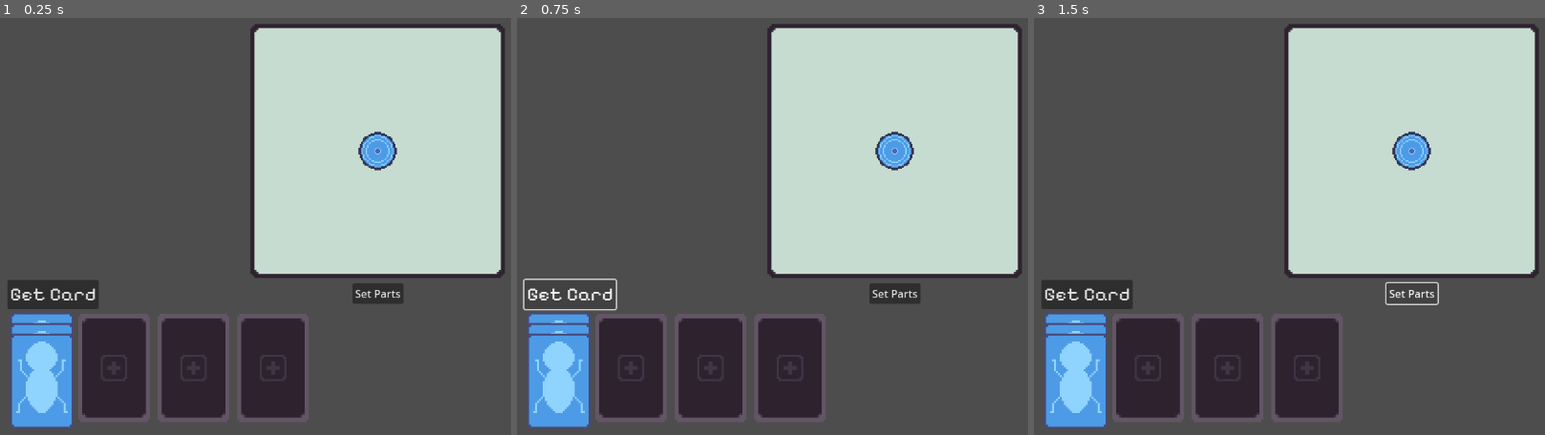
Above: before the commit, frames 1-3 (left to right).
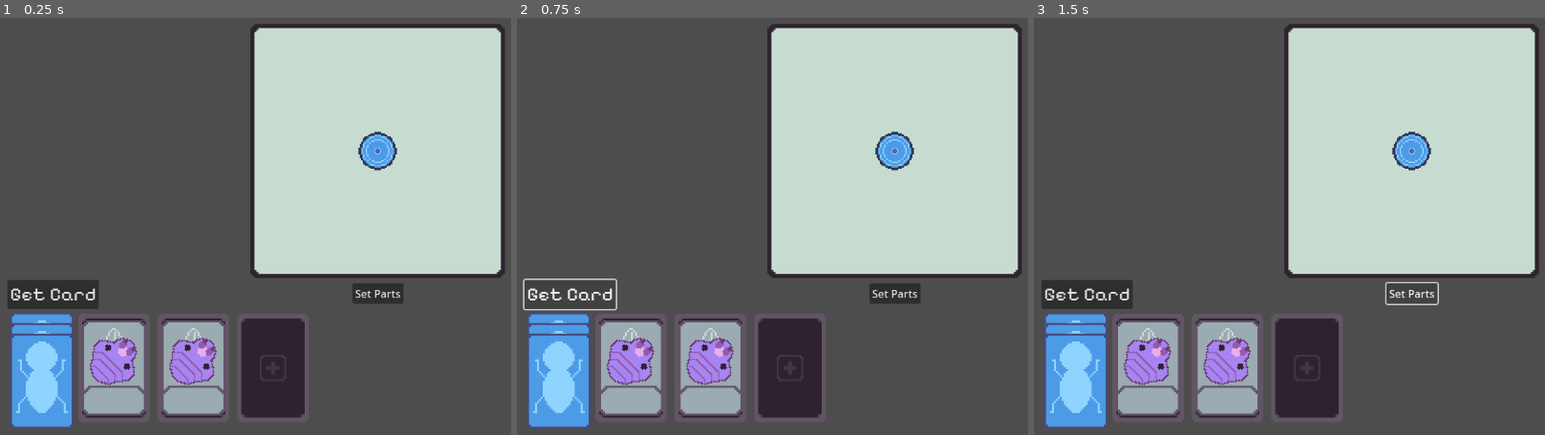
Above: after the commit, the same moments.

Repository: TJRiley96/wild-game-jam-84
Game: Godot game, scene res://card_menu.tscn
Two runs of this game, one before a commit and one after it. Both use one fixed random seed, a clock stepped at 60 frames per second and the inputs below. This scene is started directly instead of the project's main scene.
Inputs:
- Up to frame 1 (0.25 s): no input
- Up to frame 2 (0.75 s): click "Get Card" at 0.5 s
- Up to frame 3 (1.5 s): click "Set Parts" at 1.25 s

The runs differ from the first frame. In frame 1, 5.6% of the frame differs, in the area x 16-45%, y 72-96%; in frame 2, 5.6%; in frame 3, 5.6%.

Commit message:
Card load into slots

Diff:
--- a/Scenes/Card/card.tscn
+++ b/Scenes/Card/card.tscn
@@ -1,10 +1,9 @@
-[gd_scene load_steps=8 format=3 uid="uid://b4qup25f76h1i"]
+[gd_scene load_steps=7 format=3 uid="uid://b4qup25f76h1i"]
 
 [ext_resource type="Script" uid="uid://bwwdfo2gdr4mm" path="res://Scenes/Card/Scripts/card.gd" id="1_ac5pp"]
 [ext_resource type="Texture2D" uid="uid://470ll1olc0lm" path="res://Assets/Sprites/Card/Fronts/Card_Front_01.png" id="1_g0nif"]
-[ext_resource type="Resource" uid="uid://i87qd2m3np22" path="res://Cards/Heads/card_head_default.tres" id="2_yw1pg"]
+[ext_resource type="Texture2D" uid="uid://ccg45poktdktq" path="res://Assets/Sprites/Leg/bug_leg_01_v1.png" id="3_c0g18"]
 [ext_resource type="FontFile" uid="uid://ciqtt8n860nnr" path="res://Assets/Fonts/PixelifySans-Regular.ttf" id="4_c0g18"]
-[ext_resource type="Texture2D" uid="uid://40tj5kgdkdnn" path="res://Assets/Sprites/Head/bug_head_01.png" id="4_yw1pg"]
 
 [sub_resource type="RectangleShape2D" id="RectangleShape2D_g0nif"]
 size = Vector2(74, 120)
@@ -17,7 +16,6 @@
 [node name="Card" type="Node2D" groups=["Card"]]
 z_index = 2
 script = ExtResource("1_ac5pp")
-card_info = ExtResource("2_yw1pg")
 
 [node name="Area2D" type="Area2D" parent="."]
 
@@ -32,8 +30,7 @@
 [node name="SpritePart" type="Sprite2D" parent="."]
 position = Vector2(0, -11)
 rotation = 0.785398
-scale = Vector2(2.5, 2.5)
-texture = ExtResource("4_yw1pg")
+texture = ExtResource("3_c0g18")
 
 [node name="PartName" type="Label" parent="."]
 texture_filter = 1
@@ -42,7 +39,6 @@
 offset_top = -66.0
 offset_right = 40.0
 offset_bottom = -49.0
-text = "Default Head"
 label_settings = SubResource("LabelSettings_yw1pg")
 horizontal_alignment = 1
 uppercase = true
--- a/Scripts/card_manager.gd
+++ b/Scripts/card_manager.gd
@@ -8,12 +8,16 @@
 const CARD_SLOT_POS_OFFESET: float = 120.0
 
 var card_slots: Array[CardSlot] = []
+var cards: Array[Card] = []
 
 @export var card_slot_amount: int = 3
+@export var cards_amount: int = 2
+@export var card_type: Constants.CARD_TYPES = Constants.CARD_TYPES.BODY
 
 @onready var card_row: Node2D = $CardRow
 
 @onready var card_slot_scene: PackedScene = preload("res://Scenes/card_slot.tscn")
+@onready var card_scene: PackedScene = preload("res://Scenes/Card/card.tscn")
 
 func _input(event: InputEvent) -> void:
 	if event is InputEventMouseButton and event.button_index == MOUSE_BUTTON_LEFT:
@@ -47,6 +51,10 @@
 	screen_size = get_viewport_rect().size
 	for i in range(0,card_slot_amount):
 		create_card_slots()
+	for i in range(cards_amount):
+		get_rand_card(card_type)
+	load_card_slots()
+
 	pass # Replace with function body.
 	# TODO: Add cards to card slots
 
@@ -61,10 +69,23 @@
 
 
 func load_card_slots() -> void:
+	for i in range(len(cards)):
+		cards[i].position = card_slots[i].position
+
+func get_rand_card(type: Constants.CARD_TYPES):
+	var card_arr: Array[CardInfo] = GlobalCards.cards.get(type)
+	if card_arr:
+		var card_info = card_arr[randi_range(0, len(card_arr)-1)]
+		var temp_card: Card = card_scene.instantiate()
+		temp_card.card_info = card_info
+		card_row.add_child(temp_card, true)
+		cards.append(temp_card)
+
 	pass
+
 
 func create_card_slots() -> void:
 	var new_slot:CardSlot = card_slot_scene.instantiate()
 	new_slot.global_position = starting_card_slot + Vector2(CARD_SLOT_POS_OFFESET*len(card_slots), 0)
 	card_slots.append(new_slot)
-	card_row.add_child(new_slot)
+	card_row.add_child(new_slot, true)
--- a/Scripts/global_cards.gd
+++ b/Scripts/global_cards.gd
@@ -1,16 +1,16 @@
 extends Node
 
 var cards: Dictionary ={
-	'heads': [],
-	'bodies': [],
-	'legs': [],
-	'weapons': [],
+	Constants.CARD_TYPES.HEAD: [],
+	Constants.CARD_TYPES.BODY: [],
+	Constants.CARD_TYPES.LEG: [],
+	Constants.CARD_TYPES.WEAPON: [],
 }
 var card_folder_path: String = "res://Cards/"
 
 func _ready() -> void:
-	cards['heads'] = get_cards_from_folder(card_folder_path+"Heads/")
-	cards['bodies'] = get_cards_from_folder(card_folder_path+"Body/")
+	cards[Constants.CARD_TYPES.HEAD] = get_cards_from_folder(card_folder_path+"Heads/")
+	cards[Constants.CARD_TYPES.BODY] = get_cards_from_folder(card_folder_path+"Body/")
 
 func get_cards_from_folder(path: String) -> Array[CardInfo]:
 	var temp_arr: Array[CardInfo] = []
--- a/card_menu.tscn
+++ b/card_menu.tscn
@@ -34,6 +34,7 @@
 [node name="CardManager" type="Node2D" parent="."]
 position = Vector2(-5, -5)
 script = ExtResource("2_lhlef")
+card_type = 3
 
 [node name="CardRow" type="Node2D" parent="CardManager"]
 
